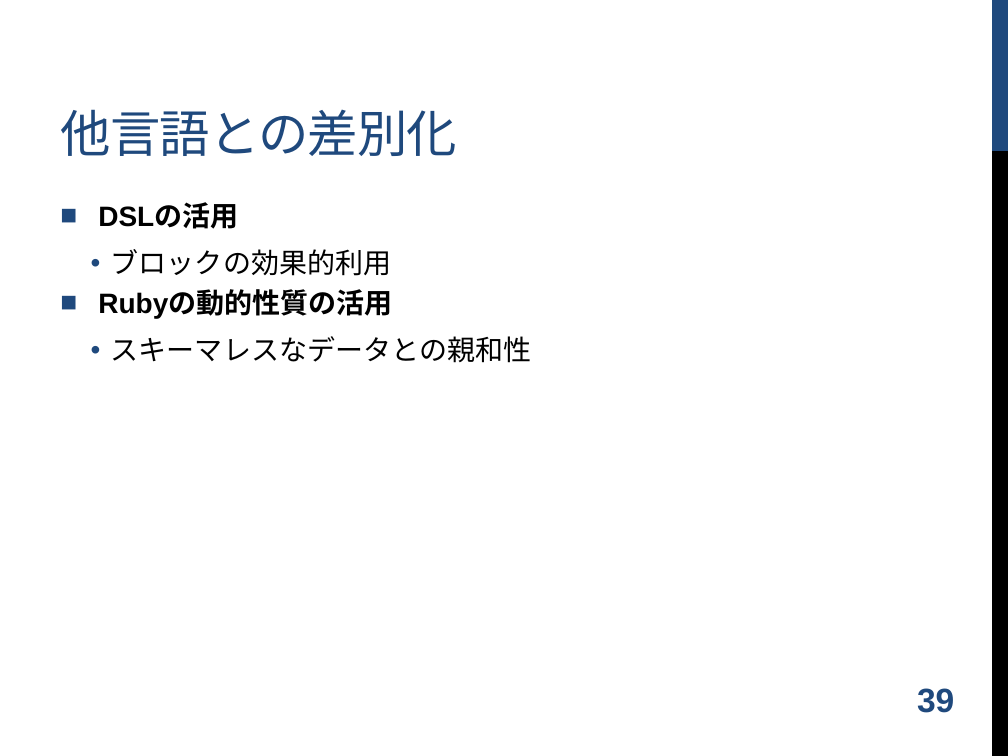
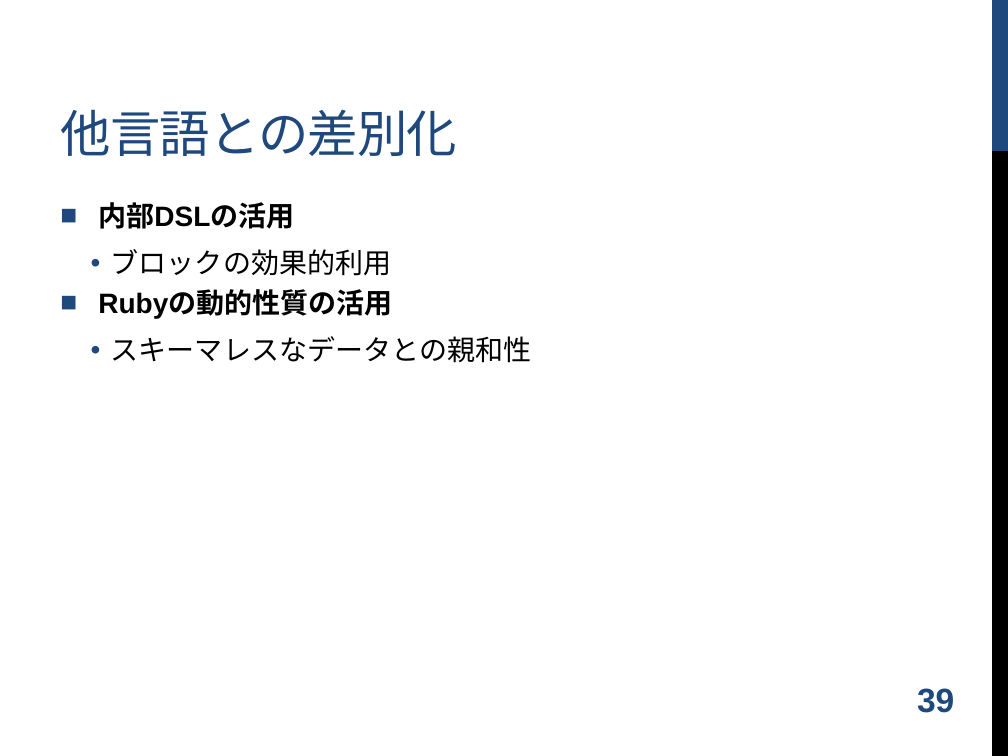
Before and after one commit to shugo/DCW2016, a slide deck: slide 40 of ruby_data_analysis.pptx. Drawn at 1008x756 pixels with LibreOffice and Linux fonts; fonts in the diff are those of the drawing; background and template pictures are left out. Boxes give left, top, right and bottom in pixels: in the first picture for what was removed or moved away, otherwise in the second. Text is boxed around its words. In the diff, an @@ line names an element or a change of style, - is before the commit and + after.

```diff
--- a/ruby_data_analysis.pptx
+++ b/ruby_data_analysis.pptx
@@ text at [98, 202, 294, 229]: text changed @@
-■ DSLの活用
+■ 内部DSLの活用
```
Also in this commit, not shown: 5 other slides changed, 1 slide added, 1 other file.
